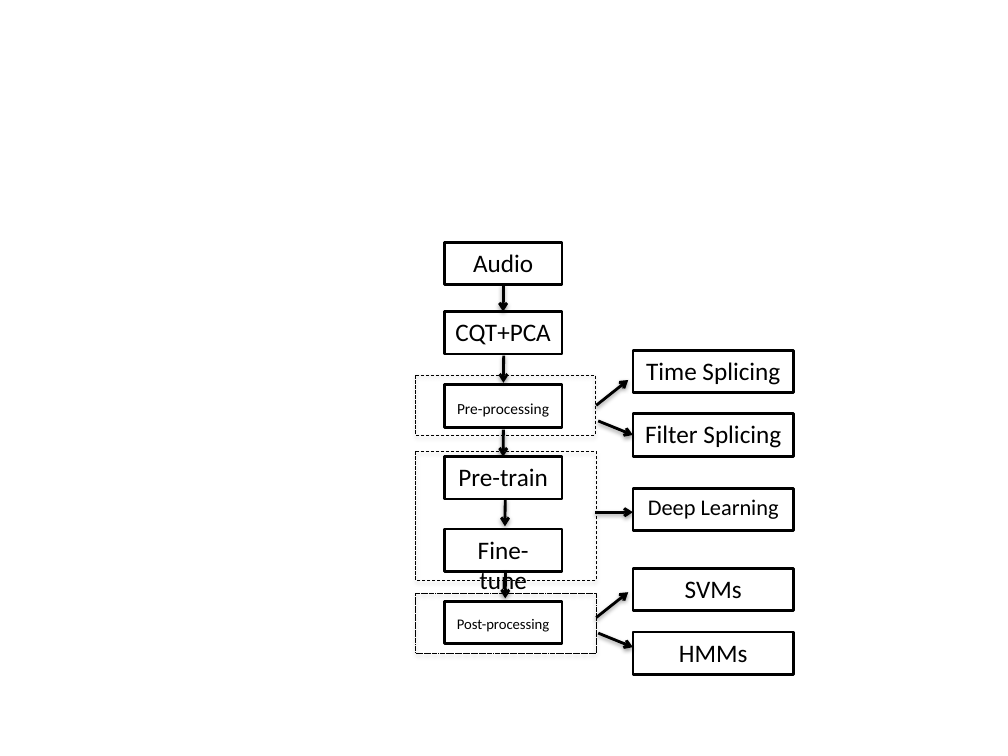
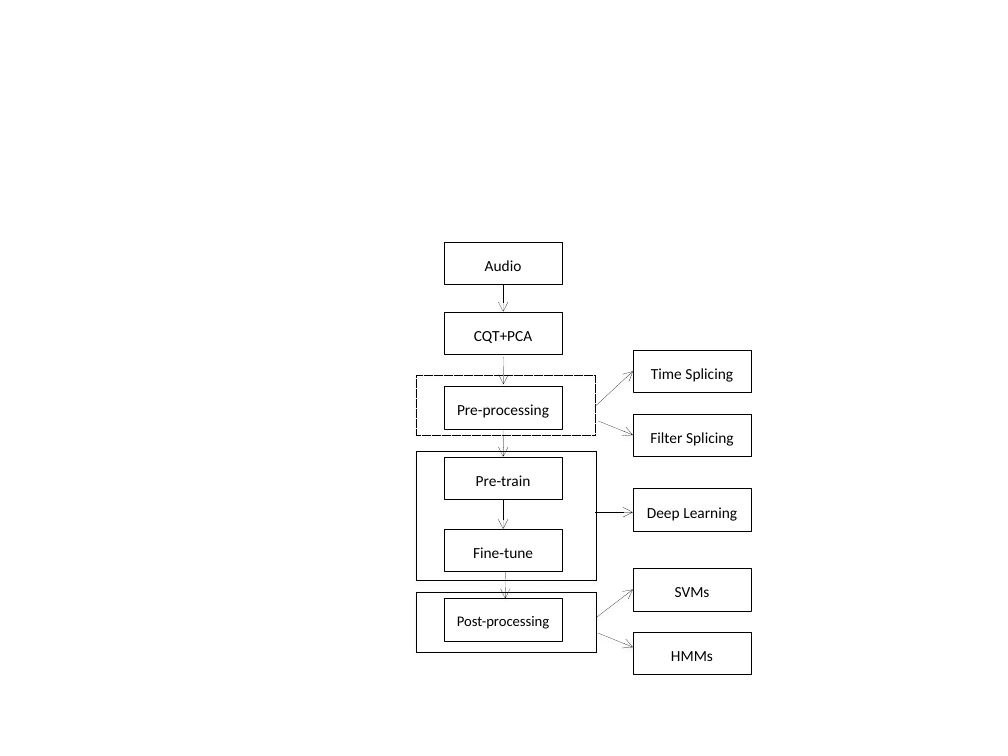
Before and after one commit to royzxq/Chord_Detection_Paper, a slide deck: slide 2 of figures.pptx. Drawn at 1008x756 pixels with LibreOffice and Linux fonts; fonts in the diff are those of the drawing. Boxes give left, top, right and bottom in pixels: in the first picture for what was removed or moved away, otherwise in the second. Text is boxed around its words. In the diff, an @@ line names an element or a change of style, - is before the commit and + after.

```diff
--- a/figures.pptx
+++ b/figures.pptx
@@ arrow (503, 284) - (503, 311): stroke #000000 2 pt to #000000 0.1 pt @@
@@ arrow (504, 357) - (503, 384): stroke #000000 2 pt to #000000 0.1 pt @@
@@ rectangle "Time Splicing" resized from (x1=633, y1=350, x2=793, y2=392) to (x1=633, y1=350, x2=751, y2=392) @@
@@ rectangle "Pre-processing" at (x1=445, y1=386, x2=562, y2=428): outline #000000 2 pt to #000000 0.1 pt @@
@@ arrow moved from (596, 405) - (628, 380) to (596, 405) - (633, 371) @@
@@ arrow (596, 405) - (633, 371): stroke #000000 2 pt to #000000 0.1 pt @@
@@ rectangle "Filter Splicing" resized from (x1=633, y1=414, x2=793, y2=457) to (x1=633, y1=414, x2=751, y2=457) @@
@@ arrow (503, 429) - (503, 457): stroke #000000 2 pt to #000000 0.1 pt @@
@@ arrow (598, 421) - (633, 435): stroke #000000 2 pt to #000000 0.1 pt @@
@@ arrow moved from (505, 499) - (505, 526) to (503, 499) - (503, 529) @@
@@ arrow (503, 499) - (503, 529): stroke #000000 2 pt to #000000 0.1 pt @@
@@ rectangle "Deep Learning" resized from (x1=633, y1=489, x2=793, y2=531) to (x1=633, y1=489, x2=751, y2=531) @@
@@ rectangle "Deep Learning" at (x1=633, y1=489, x2=751, y2=531): size 16 to 11 pt; line spacing 1 to 1.5; outline #000000 2 pt to #000000 0.1 pt @@
@@ arrow (596, 512) - (633, 512): stroke #000000 2 pt to #000000 0.1 pt @@
@@ rectangle "SVMs" resized from (x1=633, y1=569, x2=793, y2=611) to (x1=633, y1=569, x2=751, y2=611) @@
@@ outline #000000 0.5 pt dashed to #000000 0.1 pt dashed in 3 elements at (x1=416, y1=375, x2=596, y2=434), (x1=416, y1=452, x2=597, y2=581), (x1=416, y1=592, x2=597, y2=651) @@
@@ rectangle "Post-processing" at (x1=445, y1=599, x2=562, y2=641): outline #000000 2 pt to #000000 0.1 pt @@
@@ arrow (506, 572) - (505, 599): stroke #000000 2 pt to #000000 0.1 pt @@
@@ arrow moved from (596, 618) - (628, 592) to (596, 618) - (633, 590) @@
@@ arrow (596, 618) - (633, 590): stroke #000000 2 pt to #000000 0.1 pt @@
@@ arrow (598, 633) - (633, 647): stroke #000000 2 pt to #000000 0.1 pt @@
@@ size 18 to 11 pt; line spacing 1 to 1.5; outline #000000 2 pt to #000000 0.1 pt in 8 elements at (x1=445, y1=242, x2=562, y2=284), (x1=445, y1=311, x2=562, y2=354), (x1=445, y1=457, x2=562, y2=499), (x1=445, y1=529, x2=562, y2=572), (x1=633, y1=350, x2=751, y2=392), (x1=633, y1=414, x2=751, y2=457), (x1=633, y1=569, x2=751, y2=611), (x1=633, y1=632, x2=751, y2=674) @@
@@ rectangle "HMMs" resized from (x1=633, y1=632, x2=793, y2=674) to (x1=633, y1=632, x2=751, y2=674) @@
```
Also in this commit, not shown: 1 other slide changed, 1 slide added, 7 other files.
